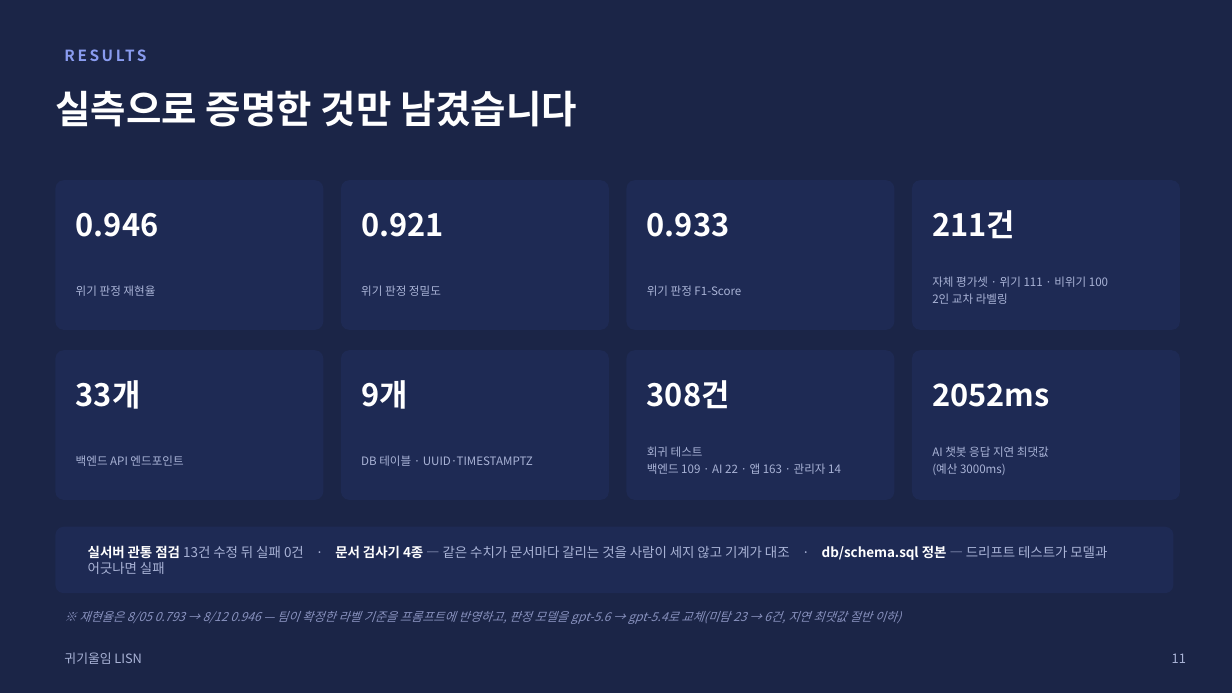
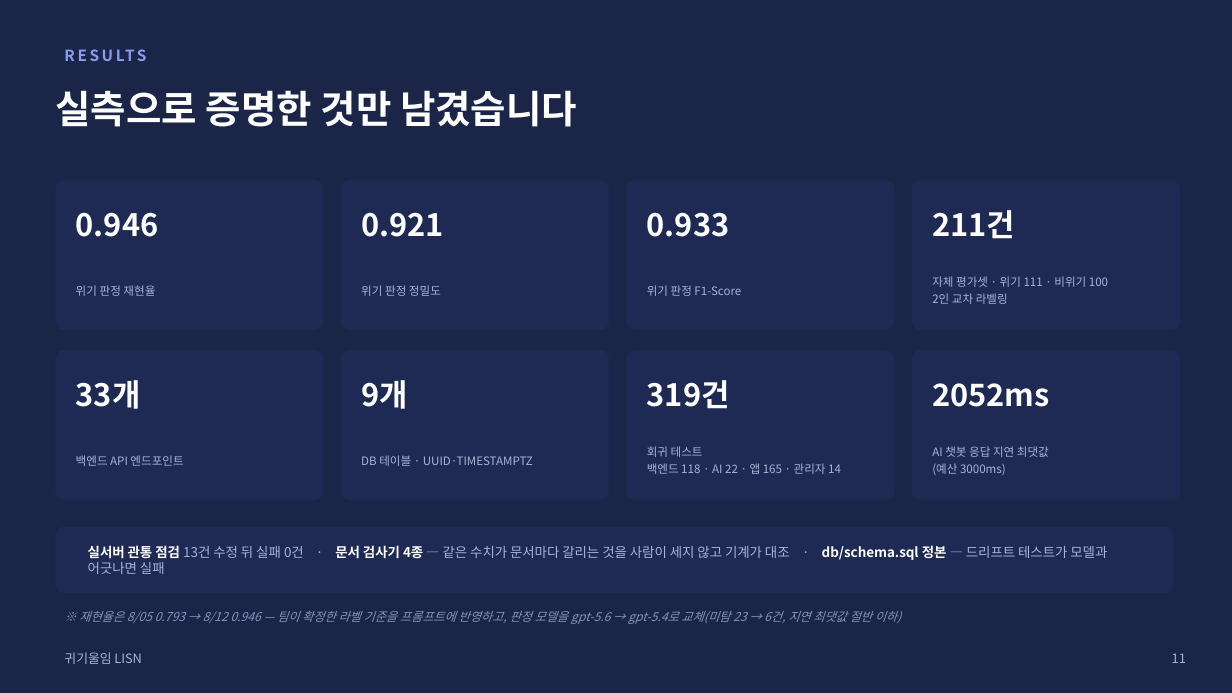
Before and after one commit to 2026-SMHRD-KDT-HealthCare-5/lisn, a slide deck: slide 12 of documents/최종발표자료_귀기울임.pptx. Drawn at 1232x693 pixels with LibreOffice and Linux fonts; fonts in the diff are those of the drawing. Boxes give left, top, right and bottom in pixels: in the first picture for what was removed or moved away, otherwise in the second. Text is boxed around its words. In the diff, an @@ line names an element or a change of style, - is before the commit and + after.

```diff
--- a/documents/최종발표자료_귀기울임.pptx
+++ b/documents/최종발표자료_귀기울임.pptx
@@ text at box(647, 380, 730, 409): text changed @@
-308건
+319건
@@ text at box(647, 463, 841, 474): text changed @@
-백엔드 109 · AI 22 · 앱 163 · 관리자 14
+백엔드 118 · AI 22 · 앱 165 · 관리자 14
```
Also in this commit, not shown: 1 other file.
